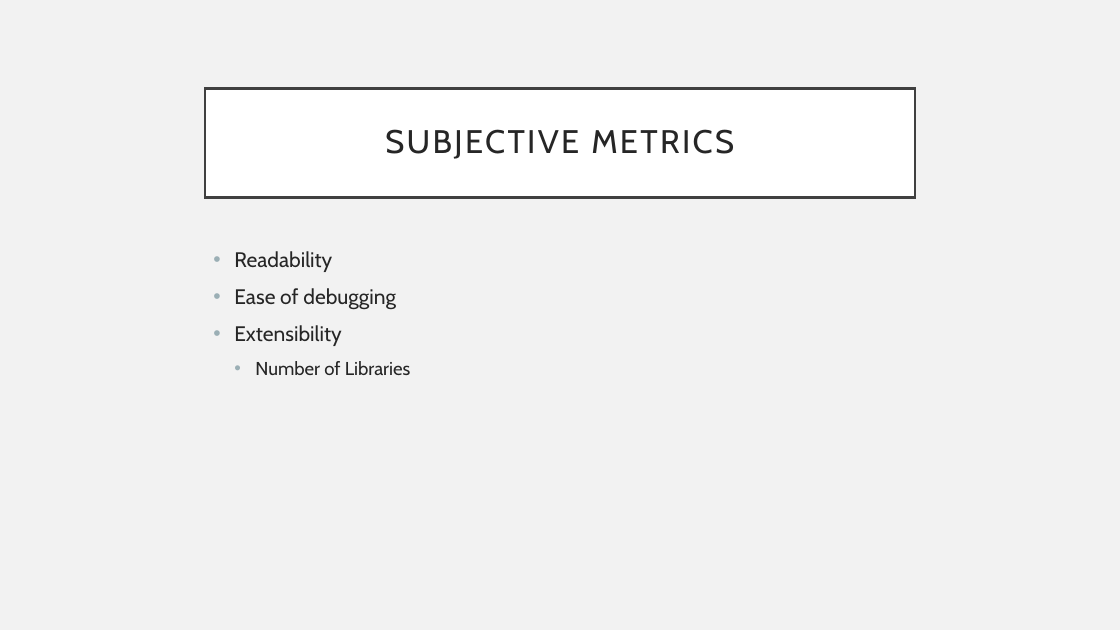
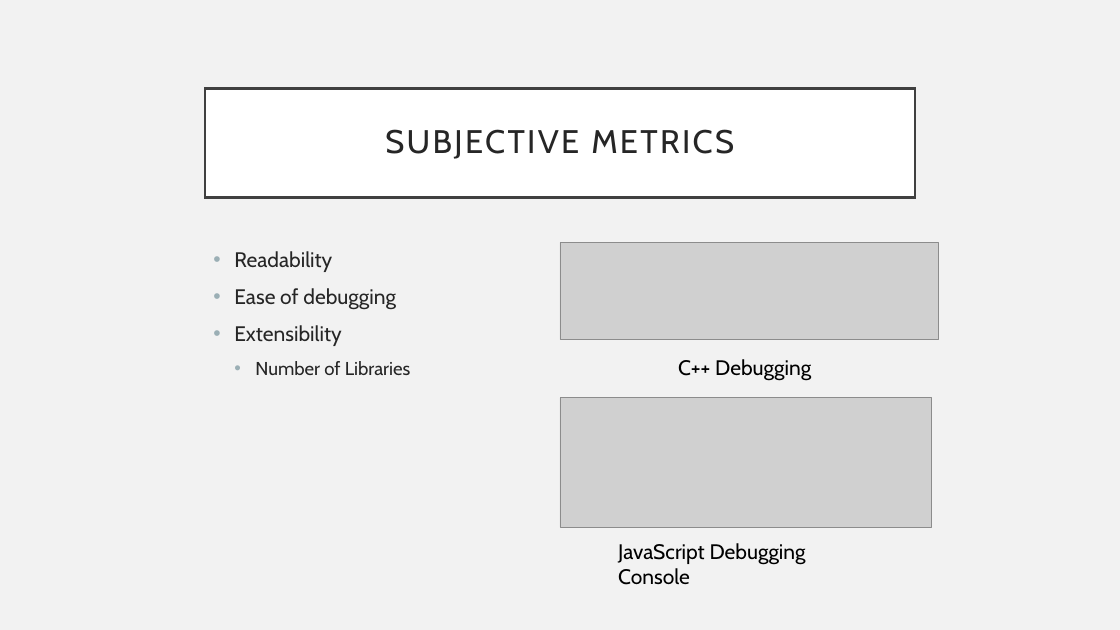
Before and after one commit to Pinto18/machine_translation, a slide deck: slide 9 of CS332_Presentation.pptx. Drawn at 1120x630 pixels with LibreOffice and Linux fonts; fonts in the diff are those of the drawing; grey boxes stand for pictures. Boxes give left, top, right and bottom in pixels: in the first picture for what was removed or moved away, otherwise in the second. Text is boxed around its words. In the diff, an @@ line names an element or a change of style, - is before the commit and + after.

Commit message:
Added images to presentation

```diff
--- a/CS332_Presentation.pptx
+++ b/CS332_Presentation.pptx
@@ picture added at [560,242,939,339] @@
@@ text added at [678,359,811,381], 18 pt, text #000000 @@
+C++ Debugging
@@ picture added at [560,398,932,528] @@
@@ text added at [618,543,806,585], 18 pt, text #000000 @@
+JavaScript Debugging Console
```
Also in this commit, not shown: 3 other slides changed, 1 other file.
